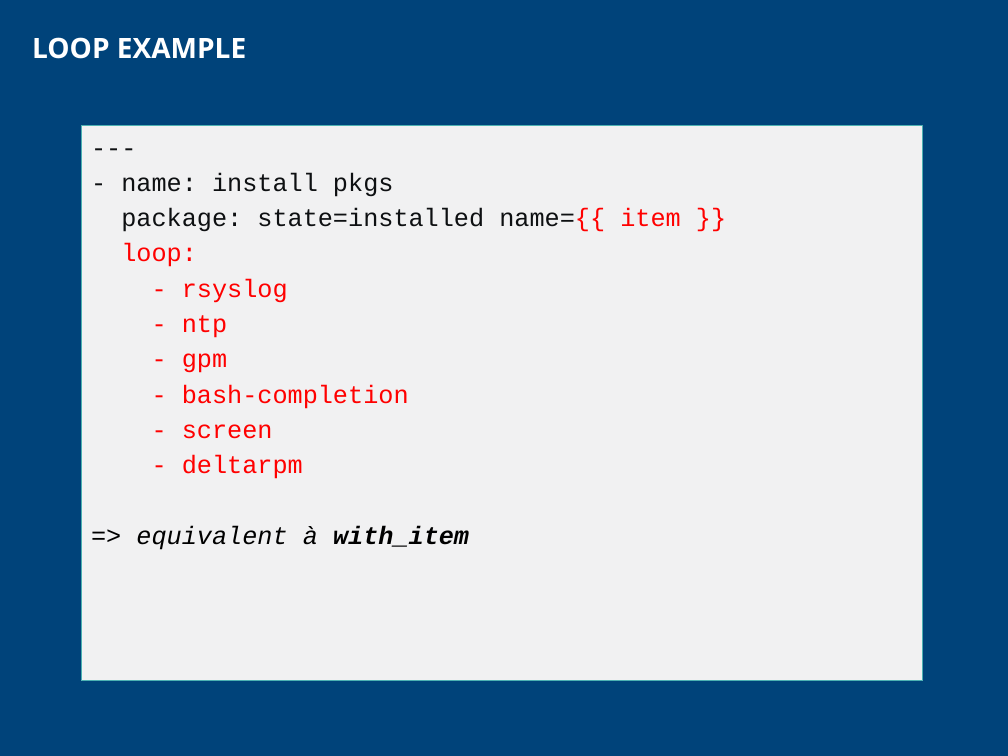
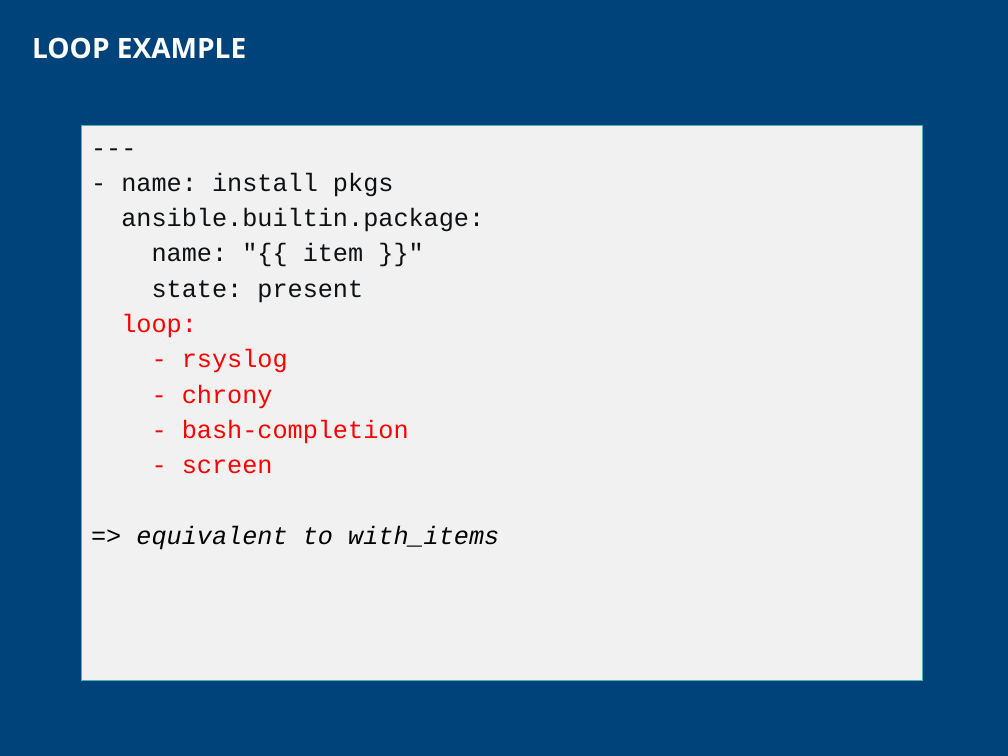
Before and after one commit to CCoupel/ansible-training, a slide deck: slide 101 of Ansible Training.pptx. Drawn at 1008x756 pixels with LibreOffice and Linux fonts; fonts in the diff are those of the drawing; background and template pictures are left out. Boxes give left, top, right and bottom in pixels: in the first picture for what was removed or moved away, otherwise in the second. Text is boxed around its words. In the diff, an @@ line names an element or a change of style, - is before the commit and + after.

```diff
--- a/Ansible Training.pptx
+++ b/Ansible Training.pptx
@@ text in freeform shape at box(121, 208, 484, 303): text changed @@
-package: state=installed name={{ item }}
+ansible.builtin.package:
+name: "{{ item }}"
+state: present
@@ text in freeform shape at box(182, 384, 273, 409): text changed @@
-- ntp
-- gpm
+- chrony
@@ text in freeform shape at box(136, 525, 499, 550): text changed @@
-- deltarpm
-=> equivalent à with_item
+=> equivalent to with_items
```
Also in this commit, not shown: 21 other slides changed.
